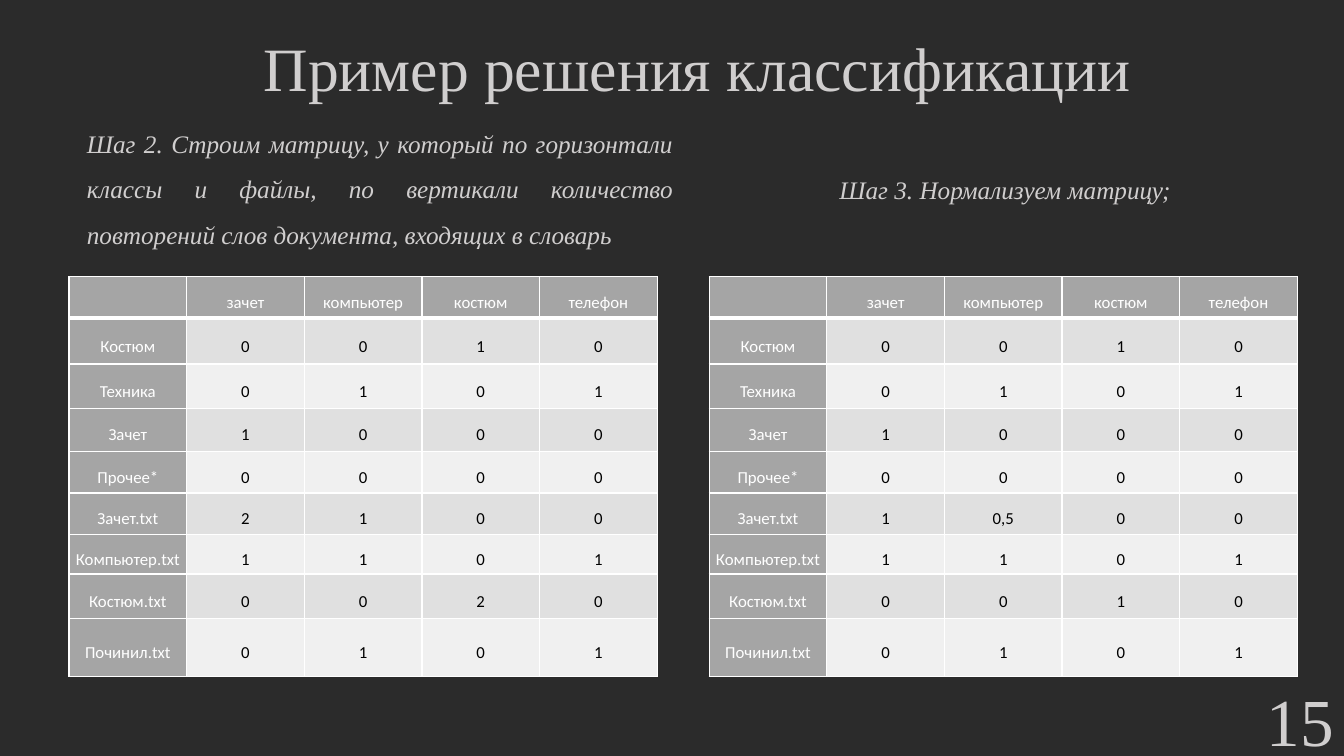
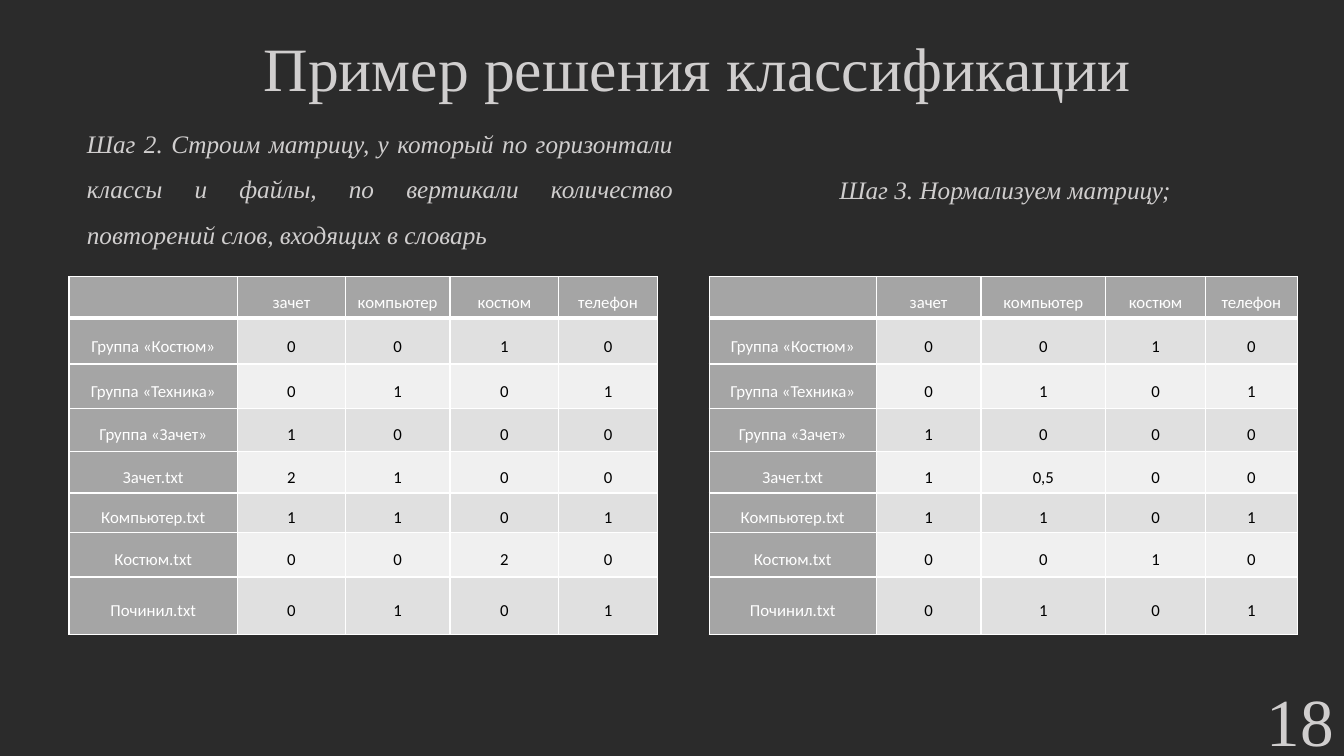
Before and after one commit to hetikk/diplom, a slide deck: slide 18 of docs/Презентация.pptx (slide 15 before the commit). Drawn at 1344x756 pixels with LibreOffice and Linux fonts; fonts in the diff are those of the drawing; background and template pictures are left out; a plain dark background stands for a picture behind light text. Boxes give left, top, right and bottom in pixels: in the first picture for what was removed or moved away, otherwise in the second. Text is boxed around its words. In the diff, an @@ line names an element or a change of style, - is before the commit and + after.

```diff
--- a/docs/Презентация.pptx
+++ b/docs/Презентация.pptx
@@ text at [87,135,673,250]: text changed @@
-Шаг 2. Строим матрицу, у который по горизонтали классы и файлы, по вертикали количество повторений слов документа, входящих в словарь
+Шаг 2. Строим матрицу, у который по горизонтали классы и файлы, по вертикали количество повторений слов, входящих в словарь
@@ table at [69,277,657,635] @@
-row 2: Костюм | 0 | 0 | 1 | 0
-row 3: Техника | 0 | 1 | 0 | 1
-row 4: Зачет | 1 | 0 | 0 | 0
-row 5: Прочее* | 0 | 0 | 0 | 0
+row 2: Группа «Костюм» | 0 | 0 | 1 | 0
+row 3: Группа «Техника» | 0 | 1 | 0 | 1
+row 4: Группа «Зачет» | 1 | 0 | 0 | 0
@@ table at [710,277,1299,635] @@
-row 2: Костюм | 0 | 0 | 1 | 0
-row 3: Техника | 0 | 1 | 0 | 1
-row 4: Зачет | 1 | 0 | 0 | 0
-row 5: Прочее* | 0 | 0 | 0 | 0
+row 2: Группа «Костюм» | 0 | 0 | 1 | 0
+row 3: Группа «Техника» | 0 | 1 | 0 | 1
+row 4: Группа «Зачет» | 1 | 0 | 0 | 0
@@ page number at [1267,701,1334,747]: text changed @@
-15
+18
```
Also in this commit, not shown: 14 other slides changed, 5 slides added, 11 other files.
